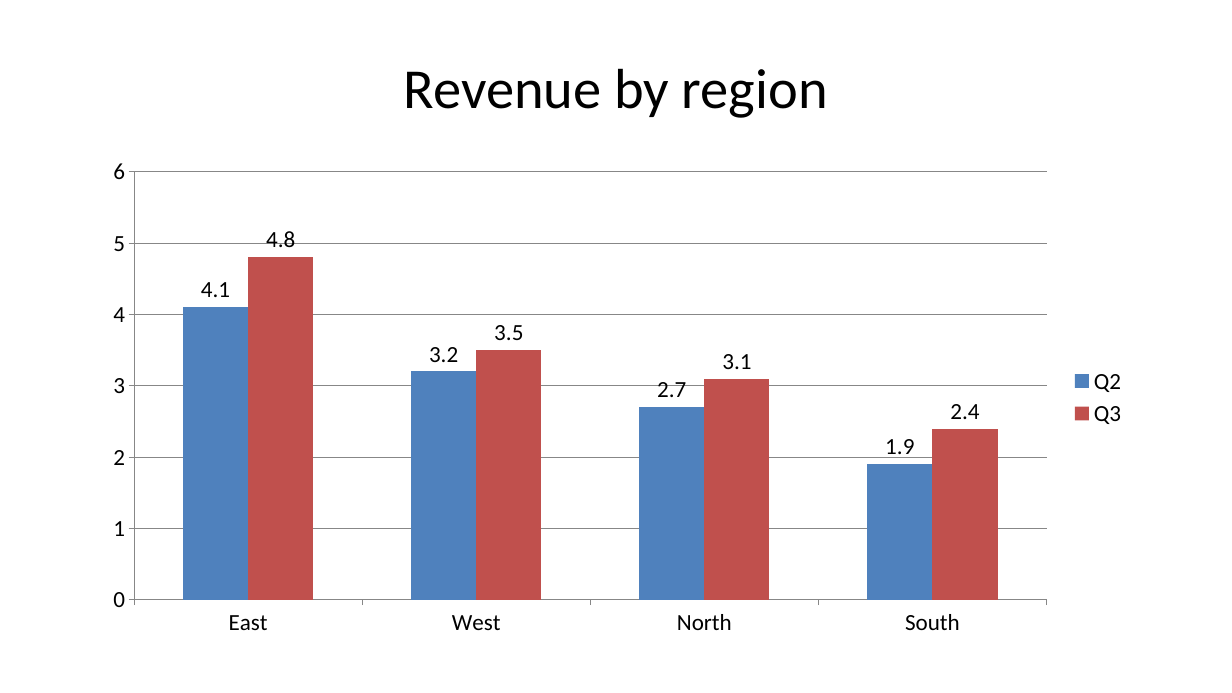
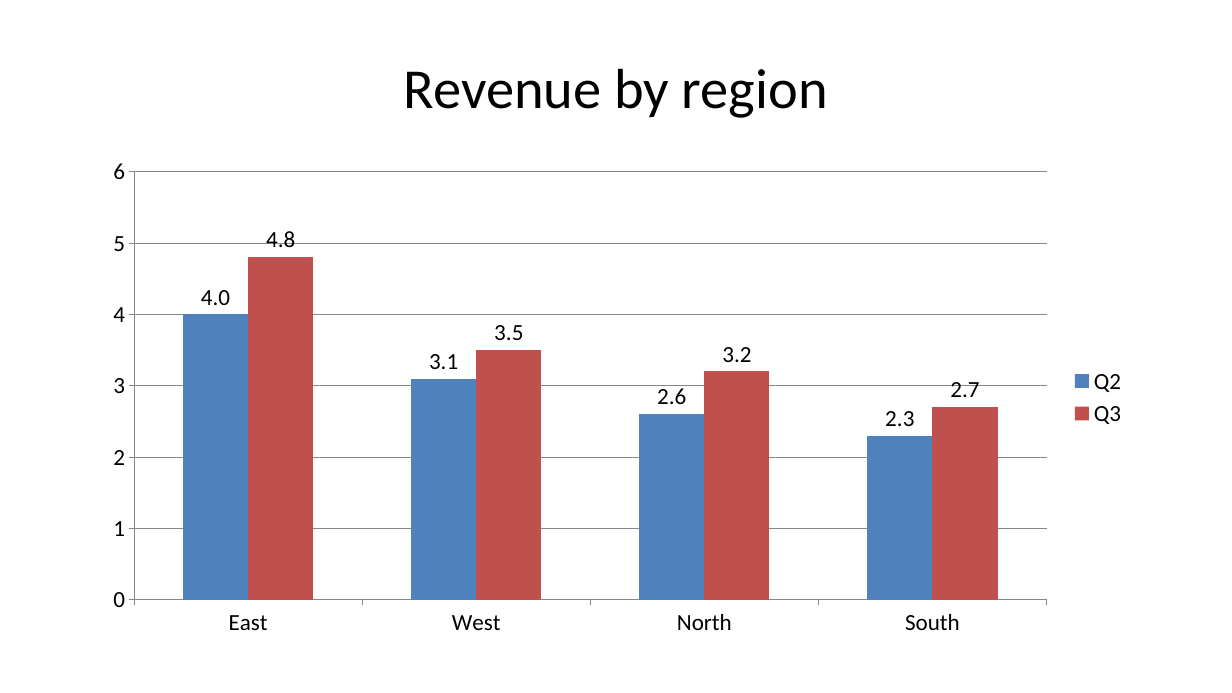
Before and after one commit to avi-hq/realwork, a slide deck: slide 3 of artifacts/quarterly-review.pptx. Drawn at 1232x693 pixels with LibreOffice and Linux fonts; fonts in the diff are those of the drawing. Boxes give left, top, right and bottom in pixels: in the first picture for what was removed or moved away, otherwise in the second. Text is boxed around its words. In the diff, an @@ line names an element or a change of style, - is before the commit and + after.

```diff
--- a/artifacts/quarterly-review.pptx
+++ b/artifacts/quarterly-review.pptx
@@ column chart at (92,148,1137,647) @@
-Q2: 4.1, 3.2, 2.7, 1.9
+Q2: 4, 3.1, 2.6, 2.3
@@ Q3, North: 3.1 to 3.2 @@
@@ Q3, South: 2.4 to 2.7 @@
```
Also in this commit, not shown: 4 other files.
